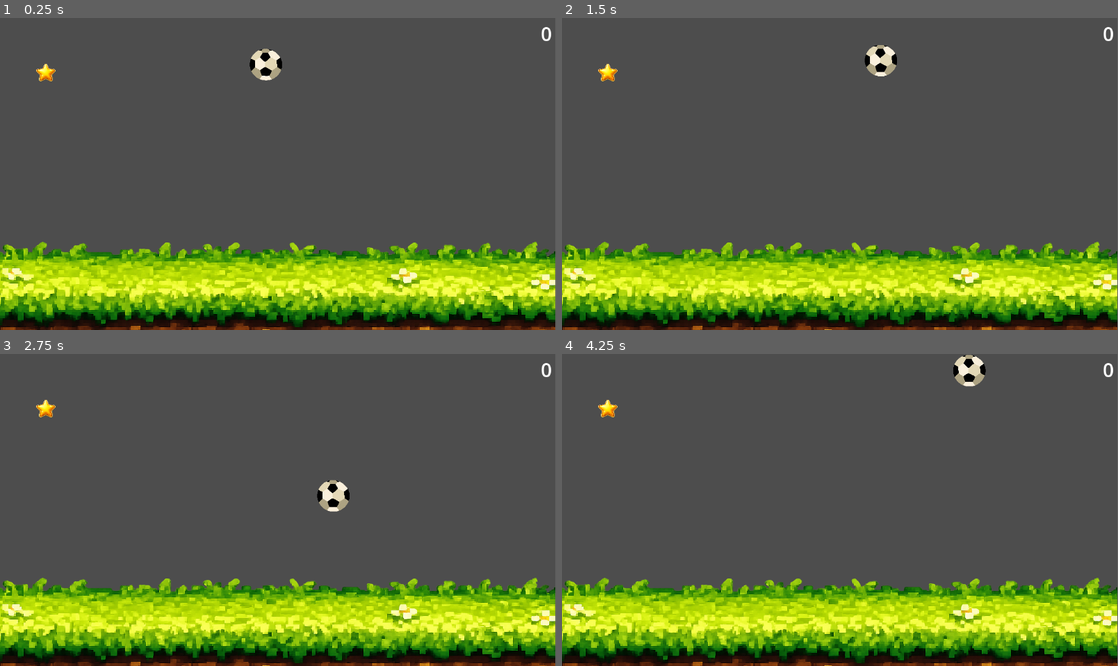
Above: before the commit, frames 1-4 (two rows, left to right).
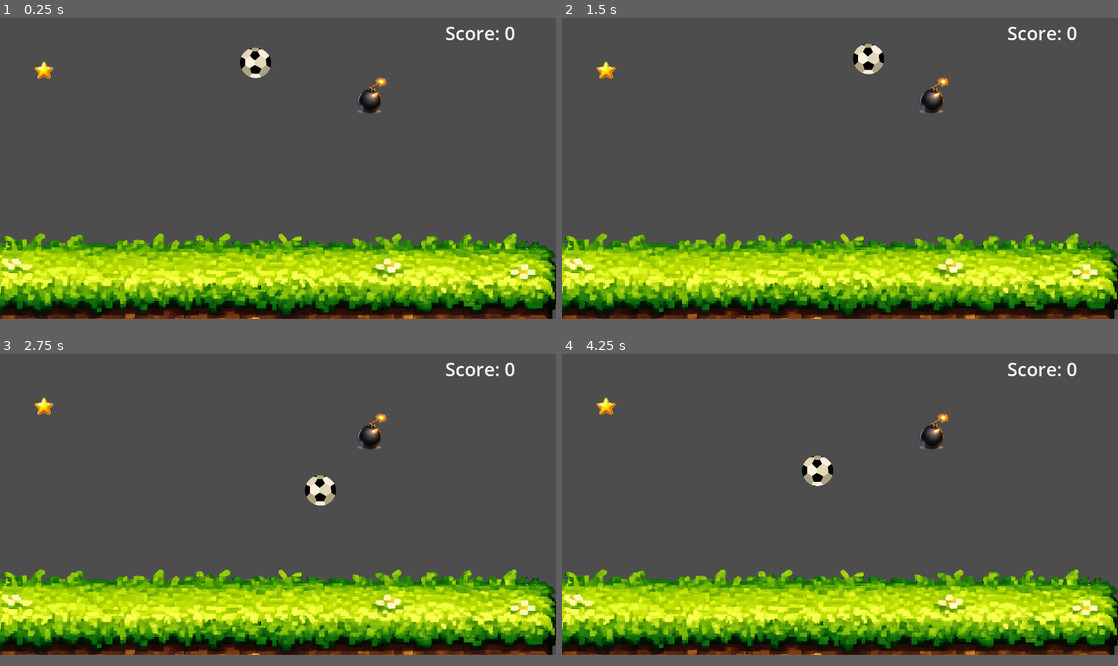
Above: after the commit, the same moments.

Repository: Huilson/Jogo-Star-Pick
Game: Godot game, scene res://game.tscn
Two runs of this game, one before a commit and one after it. Both use one fixed random seed, a clock stepped at 60 frames per second and the inputs below.
Inputs (mouse positions are in pixels of both pictures, inside the frame that each line leads up to):
- Up to frame 1 (0.25 s): no input
- Up to frame 2 (1.5 s): hold Right (ui_right) 0.53-1.28 s; hold Left (ui_left) from 1.28 s (still down)
- Up to frame 3 (2.75 s): release Left (ui_left) at 2.03 s; hold Right (ui_right) from 2.03 s (still down)
- Up to frame 4 (4.25 s): release Right (ui_right) at 3.5 s; click (840, 553) at 3.52 s
The window is 799x449 before the commit and 800x433 after it. Grey fills any space a smaller window leaves; there, only what the larger window draws over its background counts as a difference.

The runs differ from the first frame. In frame 1, 25% of the frame differs, in the area x 0-100%, y 2-100%; in frame 2, 25%; in frame 3, 25%; in frame 4, 25%, in the area x 0-100%, y 0-100%.

Commit message:
Finalizado

Diff:
--- /dev/null
+++ b/bomb.gd
@@ -0,0 +1,14 @@
+extends Area2D
+# Define que este objeto é uma área de detecção.
+# Area2D detecta quando outros corpos entram na área,
+# mas não bloqueia movimento como um corpo físico.
+
+func _on_body_entered(body):
+# Esta função é chamada automaticamente quando algum corpo
+# (por exemplo, a bola) entra na área da estrela.
+
+	if body.name == "Ball":
+		print("Tocou na bomba")
+		# Verifica se o objeto que entrou na área é a bola.
+		# Isso evita que outros objetos ativem a bomba.
+		get_parent().game_over()
--- a/game.gd
+++ b/game.gd
@@ -2,6 +2,27 @@
 
 var score = 0
 
+@onready var score_label = $Score
+@onready var game_over_ui = $GameOverUI
+@onready var game_over_text = $GameOverUI/Control/CenterContainer/TextureRect/VBoxContainer/GameOverText
+
+func _ready():
+
+	randomize()
+
 func add_score():
+	print("Adicinando score...")
 	score += 1
-	$Score.text = str(score)
+	score_label.text = "Score: " + str(score)
+
+func game_over():
+	print("Chamada da função Game Over")
+	get_tree().paused = true #função interna para pausar o game
+	game_over_ui.visible = true #por padrão deixamos esse canvas
+	#invisivel e só mostramos ele ao perder a partida
+	game_over_text.text = "Game Over\nScore: " + str(score)
+	#mostra o placar
+
+func _on_restart_pressed():
+	get_tree().paused = false
+	get_tree().reload_current_scene()
--- a/game.tscn
+++ b/game.tscn
@@ -6,6 +6,10 @@
 [ext_resource type="Texture2D" uid="uid://dcq8o1g6mcx4t" path="res://sprites/floor.png" id="3_feb5d"]
 [ext_resource type="Script" uid="uid://rlphpv7wm52r" path="res://star.gd" id="4_7jktm"]
 [ext_resource type="Texture2D" uid="uid://cmcq08u0e7fkp" path="res://sprites/star.png" id="5_ryrav"]
+[ext_resource type="Script" uid="uid://b3lvjs0ajpaqv" path="res://bomb.gd" id="7_j5wjh"]
+[ext_resource type="Texture2D" uid="uid://w8oikmudhymc" path="res://sprites/bomb.png" id="8_vef74"]
+[ext_resource type="Texture2D" uid="uid://cqgtn4rtjnkgv" path="res://canvas/game_over_screen.png" id="9_vef74"]
+[ext_resource type="Texture2D" uid="uid://pg3quuuon3yi" path="res://canvas/restart_button.png" id="10_hve3p"]
 
 [sub_resource type="CircleShape2D" id="CircleShape2D_fc0e3"]
 radius = 63.15061
@@ -15,6 +19,15 @@
 
 [sub_resource type="CircleShape2D" id="CircleShape2D_eow3j"]
 radius = 20.024984
+
+[sub_resource type="CircleShape2D" id="CircleShape2D_hve3p"]
+radius = 25.019993
+
+[sub_resource type="StyleBoxTexture" id="StyleBoxTexture_mfdv2"]
+texture = ExtResource("10_hve3p")
+
+[sub_resource type="StyleBoxTexture" id="StyleBoxTexture_hve3p"]
+texture = ExtResource("10_hve3p")
 
 [node name="Game" type="Node2D" unique_id=1995502021]
 script = ExtResource("1_ryrav")
@@ -61,12 +74,80 @@
 
 [node name="Score" type="Label" parent="." unique_id=999431205]
 custom_minimum_size = Vector2(1, 1)
-offset_left = 1105.0
+offset_left = 928.0
 offset_top = 5.0
-offset_right = 1145.0
-offset_bottom = 28.0
+offset_right = 1112.0
+offset_bottom = 60.0
 theme_override_font_sizes/font_size = 40
-text = "0"
+text = "Score: 0"
 horizontal_alignment = 2
 
+[node name="Bomb" type="Area2D" parent="." unique_id=1158843103]
+position = Vector2(0, -1)
+script = ExtResource("7_j5wjh")
+
+[node name="Sprite2D" type="Sprite2D" parent="Bomb" unique_id=1466829900]
+position = Vector2(799.99994, 171.99998)
+scale = Vector2(0.1, 0.1)
+texture = ExtResource("8_vef74")
+
+[node name="CollisionShape2D" type="CollisionShape2D" parent="Bomb" unique_id=553836020]
+position = Vector2(798, 180)
+shape = SubResource("CircleShape2D_hve3p")
+
+[node name="GameOverUI" type="CanvasLayer" parent="." unique_id=767946748]
+visible = false
+follow_viewport_scale = 1000.0
+
+[node name="Control" type="Control" parent="GameOverUI" unique_id=2039605543]
+layout_mode = 3
+anchors_preset = 15
+anchor_right = 1.0
+anchor_bottom = 1.0
+grow_horizontal = 2
+grow_vertical = 2
+
+[node name="CenterContainer" type="CenterContainer" parent="GameOverUI/Control" unique_id=651737728]
+layout_mode = 0
+offset_right = 40.0
+offset_bottom = 40.0
+
+[node name="TextureRect" type="TextureRect" parent="GameOverUI/Control/CenterContainer" unique_id=2124812976]
+custom_minimum_size = Vector2(1200, 650)
+layout_mode = 2
+texture = ExtResource("9_vef74")
+expand_mode = 1
+stretch_mode = 5
+
+[node name="VBoxContainer" type="VBoxContainer" parent="GameOverUI/Control/CenterContainer/TextureRect" unique_id=297850548]
+clip_contents = true
+layout_mode = 1
+anchors_preset = 8
+anchor_left = 0.5
+anchor_top = 0.5
+anchor_right = 0.5
+anchor_bottom = 0.5
+offset_left = -120.5
+offset_top = -61.5
+offset_right = 120.5
+offset_bottom = 61.5
+grow_horizontal = 2
+grow_vertical = 2
+alignment = 1
+
+[node name="GameOverText" type="Label" parent="GameOverUI/Control/CenterContainer/TextureRect/VBoxContainer" unique_id=547156321]
+layout_mode = 2
+theme_override_font_sizes/font_size = 64
+text = "Score: 0"
+
+[node name="Restart" type="Button" parent="GameOverUI/Control/CenterContainer/TextureRect/VBoxContainer" unique_id=595948424]
+process_mode = 3
+custom_minimum_size = Vector2(250, 150)
+layout_mode = 2
+theme_override_font_sizes/font_size = 60
+theme_override_styles/normal = SubResource("StyleBoxTexture_mfdv2")
+theme_override_styles/hover = SubResource("StyleBoxTexture_hve3p")
+
 [connection signal="body_entered" from="Star" to="Star" method="_on_body_entered"]
+[connection signal="body_entered" from="Bomb" to="Bomb" method="_on_body_entered"]
+[connection signal="pressed" from="GameOverUI/Control/CenterContainer/TextureRect/VBoxContainer/Restart" to="." method="_on_restart_pressed"]
--- a/project.godot
+++ b/project.godot
@@ -14,6 +14,11 @@
 run/main_scene="uid://cp5mw8mk6ahaq"
 config/features=PackedStringArray("4.6", "Mobile")
 config/icon="res://icon.svg"
+
+[display]
+
+window/size/viewport_width=1200
+window/size/viewport_height=650
 
 [input]
 
--- a/star.gd
+++ b/star.gd
@@ -8,6 +8,7 @@
 # (por exemplo, a bola) entra na área da estrela.
 
 	if body.name == "Ball":
+		print("Tocou na estrela")
 		# Verifica se o objeto que entrou na área é a bola.
 		# Isso evita que outros objetos ativem a estrela.
 		get_parent().add_score()
Not shown, added: bomb.gd.uid
Binary file added: canvas/game_over_screen.png
Not shown, added: canvas/game_over_screen.png.import
Binary file added: canvas/restart_button.png
Not shown, added: canvas/restart_button.png.import
Binary file added: sprites/bomb.png
Not shown, added: sprites/bomb.png.import
